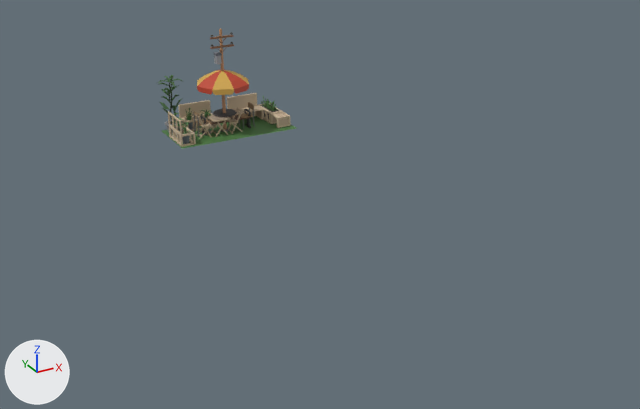
A saved change to the glTF model sets/street-props/gltf-exports/street-props.glb.
One viewpoint serves both versions: a 50 mm camera at (-13.6, -33.1, 12.2) aimed at (-0.3, -8.9, 0.0). Arrows for +X, +Y and +Z are at lower left; the lights stay in place. Where no turn or scale is listed for an object, it has been applied to the vertices.

Objects in the first picture: 'outdoor_dining', 'parklet'.
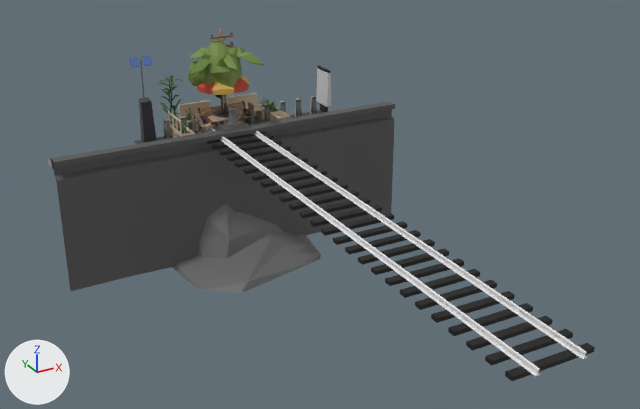
Commit message: Migrate loose objects into "street-props"

Location of each change, (x1, y1, x2, y2) in pixels of the pictures (640 x 409 px):
'sea_wall', added (black): after (46, 101, 395, 293)
'track', added: after (207, 127, 595, 381)
'bike_share', added: after (129, 56, 331, 144)
'tree-01', added (green): after (188, 40, 242, 113)
'palmtree', added (green): after (188, 47, 264, 110)
'park_bench', added: after (198, 101, 250, 133)

The change in detail:
Mesh me_tree_01 is new.
It has 164 vertices, 316 faces and spans x -1.38..0.83, y -1.07..0.83, z 0.0..3.85.
It uses material mat_atlas_colors (picture img_atlas_colors_diffuse).
Mesh me_track is new.
It has 264 vertices, 412 faces and spans x -1.3..1.3, y -20.2..0.0, z 0.0..0.3.
It uses material mat_atlas_colors (picture img_atlas_colors_diffuse).
Mesh me_sea_wall is new.
It has 233 vertices, 358 faces and spans x -7.46..7.54, y -4.72..0.0, z -5.24..1.26.
It uses material mat_atlas_colors (picture img_atlas_colors_diffuse).
Mesh me_park_bench is new.
It has 314 vertices, 552 faces and spans x -1.04..1.04, y -0.29..0.33, z 0.0..1.05.
It uses material mat_atlas_colors (picture img_atlas_colors_diffuse).
Mesh me_palmtree is new.
It has 150 vertices, 212 faces and spans x -1.65..1.46, y -1.65..1.66, z 0.0..3.45.
It uses material mat_atlas_colors (picture img_atlas_colors_diffuse).
Mesh me_bike_share is new.
It has 1812 vertices, 2725 faces and spans x -3.83..5.01, y -0.46..0.54, z 0.0..3.44.
It uses material mat_atlas_colors (picture img_atlas_colors_diffuse).
Object 'tree-01' (ob_tree_01) is new; it shows me_tree_01.
Its location is (0.0, 0.0, 0.0).
Object 'track' (ob_track) is new; it shows me_track.
Its location is (0.0, 0.0, 0.0).
Object 'sea_wall' (ob_sea_wall) is new; it shows me_sea_wall.
Its location is (0.0, 0.0, 0.0).
Object 'park_bench' (ob_park_bench) is new; it shows me_park_bench.
Its location is (0.0, 0.0, 0.0).
Object 'palmtree' (ob_palmtree) is new; it shows me_palmtree.
Its location is (0.0, 0.0, 0.0).
Object 'bike_share' (ob_bike_share) is new; it shows me_bike_share.
Its location is (0.0, 0.0, 0.0).
